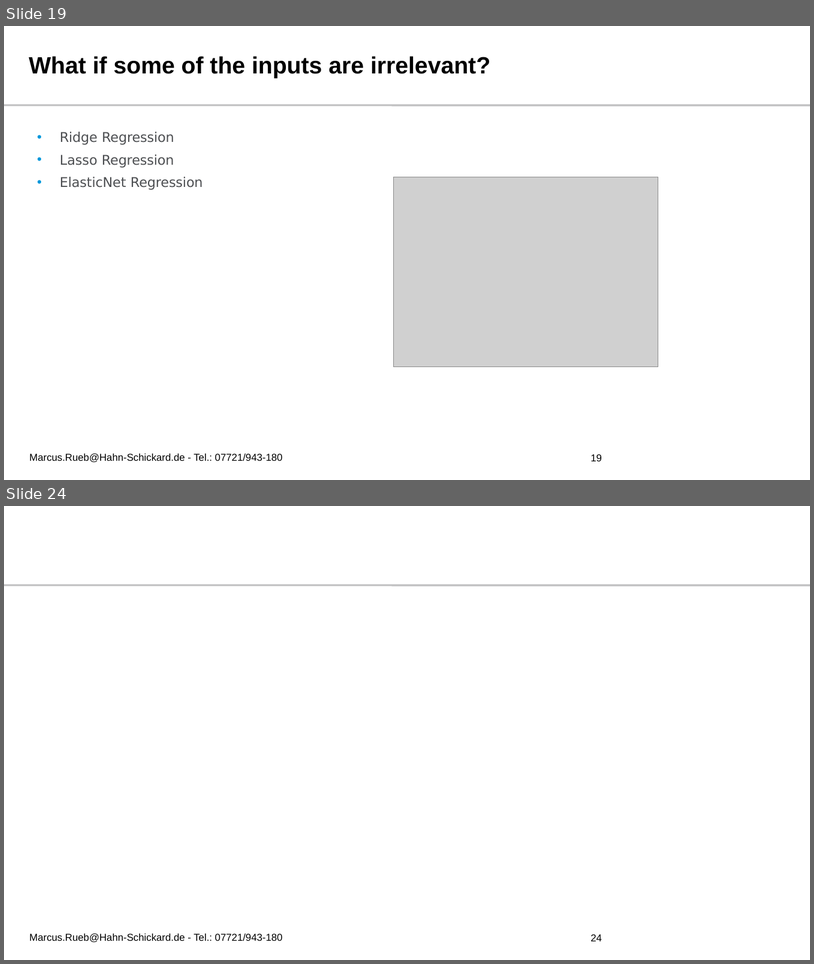
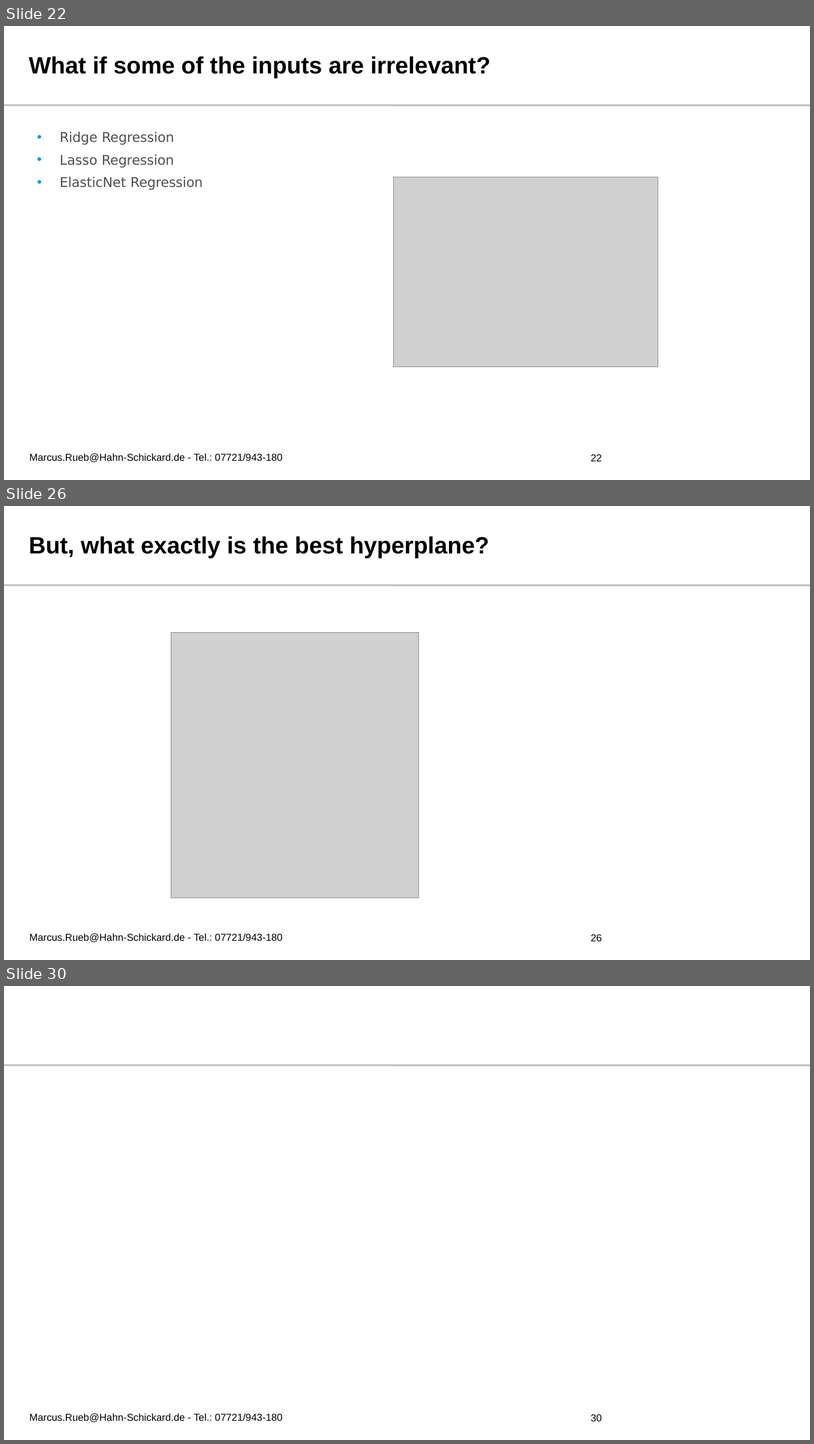
Before and after one commit to r1marcus/Fundamentals-of-Deep-Learning-HFU, a slide deck: Slides/02 - Linear Regression and Support Vector Machines/Linear Regression and Support Vector Machines.pptx. Shown one above the other, each under a label of ours: slides 19 and 24 before the commit, slides 22, 26 and 30 after it; the slides between them are not shown. The pictures are 814x964 and 814x1444 pixels, drawn with LibreOffice and Linux fonts; fonts in the diff are those of the drawing; grey boxes stand for pictures; background and template pictures are left out. Boxes give left, top, right and bottom in pixels: in the first picture for what was removed or moved away, otherwise in the second. Text is boxed around its words. In the diff, an @@ line names an element or a change of style, - is before the commit and + after.

```diff
--- a/Slides/02 - Linear Regression and Support Vector Machines/Linear Regression and Support Vector Machines.pptx
+++ b/Slides/02 - Linear Regression and Support Vector Machines/Linear Regression and Support Vector Machines.pptx
@@ slide 26 added at [4, 506, 810, 960], background #FFFFFF; not listed: 1 template element that a slide beside it also shows @@
@@ title added at [29, 536, 489, 558], 28 pt, text #000000, bold @@
+But, what exactly is the best hyperplane?
@@ picture added at [171, 632, 419, 897] @@
@@ text added at [29, 933, 283, 942], 12 pt, text #000000 @@
+Marcus.Rueb@Hahn-Schickard.de - Tel.: 07721/943-180
@@ page number added at [591, 934, 602, 941], 12 pt, text #000000 @@
+26
@@ what was slide 19 is now slide 22 @@
@@ page number at [591, 454, 602, 461]: text changed @@
-19
+22
@@ what was slide 24 is now slide 30 @@
@@ page number at [591, 1414, 602, 1421]: text changed @@
-24
+30
```
Also in this commit, not shown: 11 slides changed, 6 other slides added, 1 slide removed, 11 other files.
